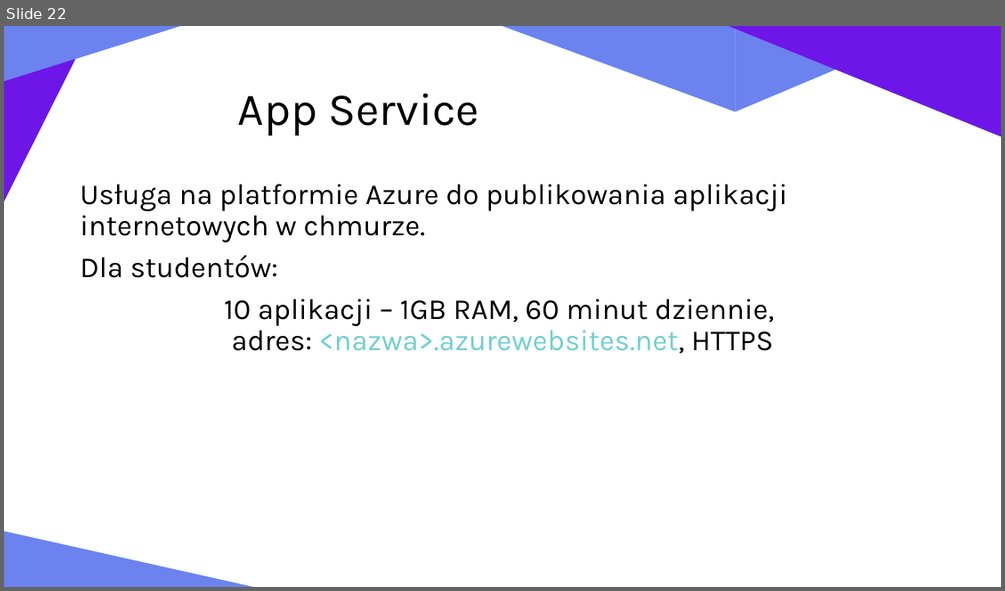
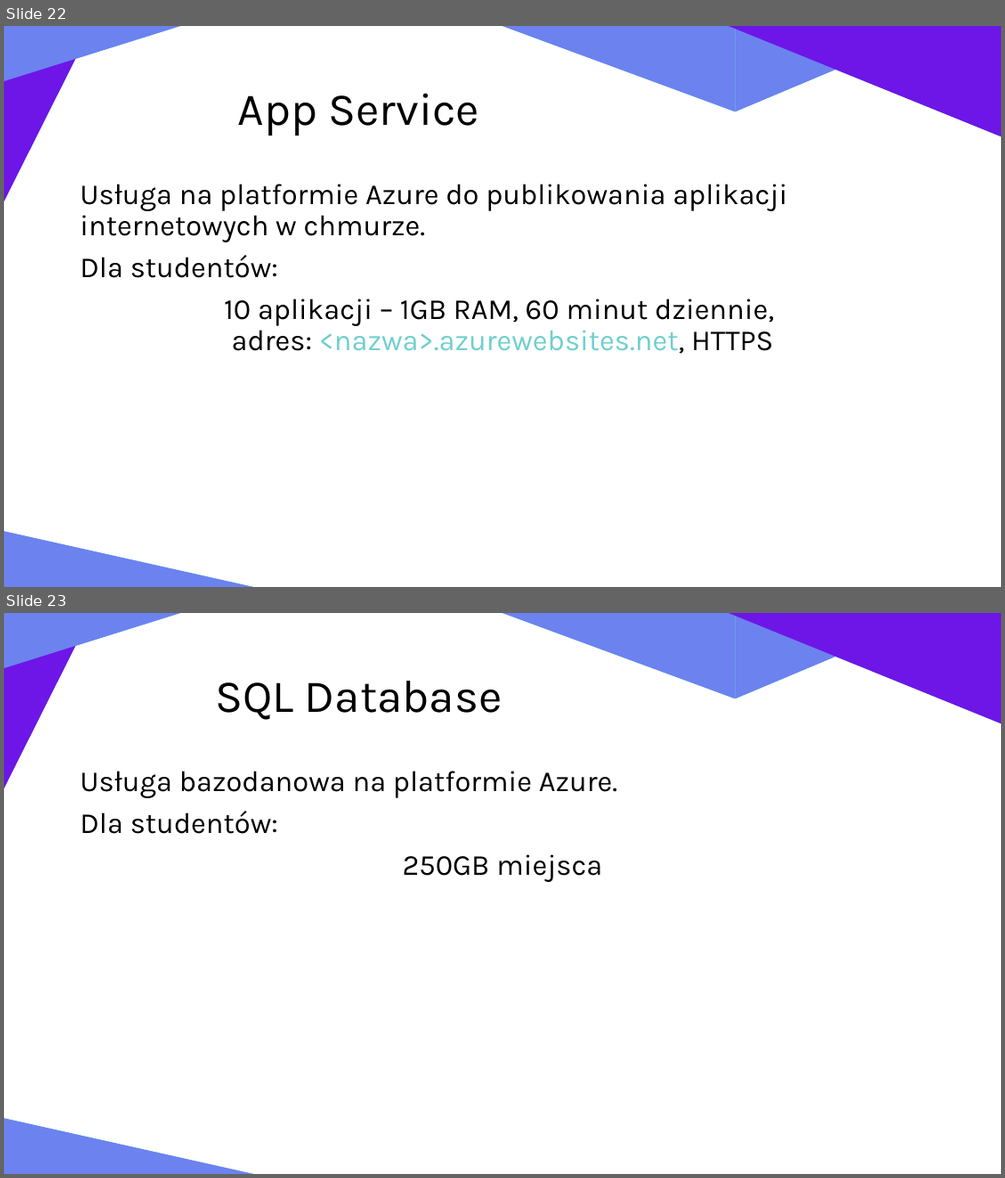
Before and after one commit to zlociu/ASPNET-TIWPR-LAB, a slide deck: ASPNET.pptx. Shown one above the other, each under a label of ours: slide 22 before the commit, slides 22 and 23 after it. The pictures are 1005x591 and 1005x1178 pixels, drawn with LibreOffice and Linux fonts; fonts in the diff are those of the drawing. Boxes give left, top, right and bottom in pixels: in the first picture for what was removed or moved away, otherwise in the second. Text is boxed around its words. In the diff, an @@ line names an element or a change of style, - is before the commit and + after.

```diff
--- a/ASPNET.pptx
+++ b/ASPNET.pptx
@@ slide 23 added at bbox=[4, 613, 1001, 1174], background #FFFFFF; not listed: 12 template elements that a slide beside it also shows @@
@@ title added at bbox=[215, 681, 502, 720], 44 pt, text #000000 @@
+SQL Database
@@ text added at bbox=[80, 771, 617, 882], 28 pt, text #000000 @@
+Usługa bazodanowa na platformie Azure.
+Dla studentów:
+250GB miejsca
```
Also in this commit, not shown: 11 slides changed, 3 other slides added, 4 slides removed.
